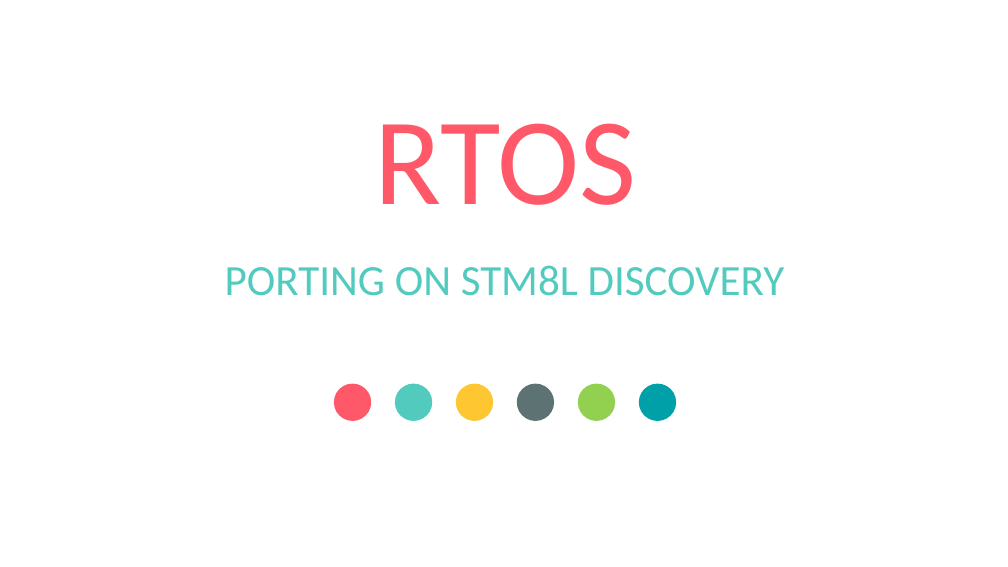
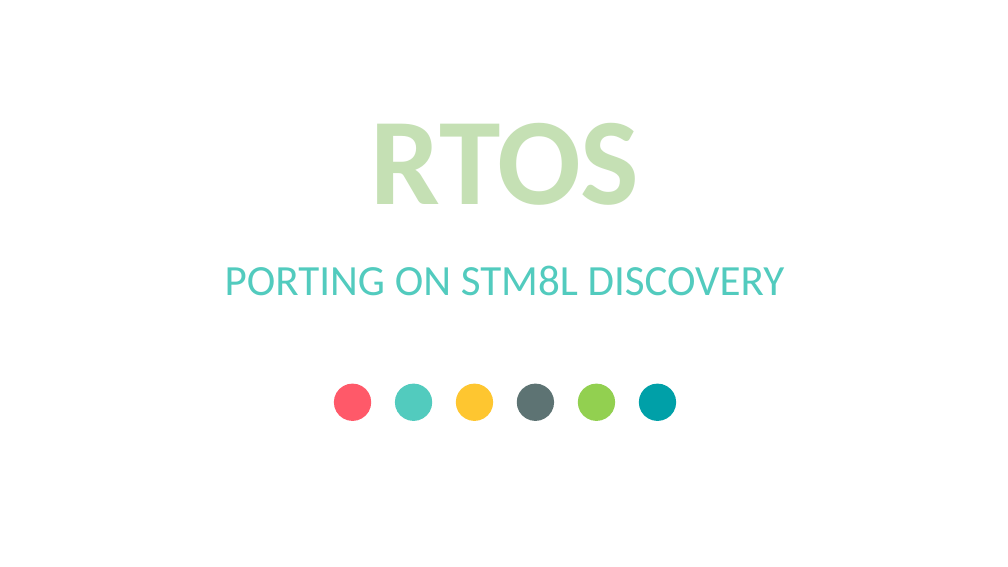
Before and after one commit to wathui99/FPT_Lab, a slide deck: slide 1 of Document/Bản trình bày1.pptx. Drawn at 1008x567 pixels with LibreOffice and Linux fonts; fonts in the diff are those of the drawing. Boxes give left, top, right and bottom in pixels: in the first picture for what was removed or moved away, otherwise in the second. Text is boxed around its words. In the diff, an @@ line names an element or a change of style, - is before the commit and + after.

```diff
--- a/Document/Bản trình bày1.pptx
+++ b/Document/Bản trình bày1.pptx
@@ text "RTOS" at [371,123,640,205]: text colour #FF5969 to #C5E0B4, letter outline none to #4472C4 1 pt, bold on @@
```
Also in this commit, not shown: 15 other slides changed, 4 slides added, 4 slides removed.
